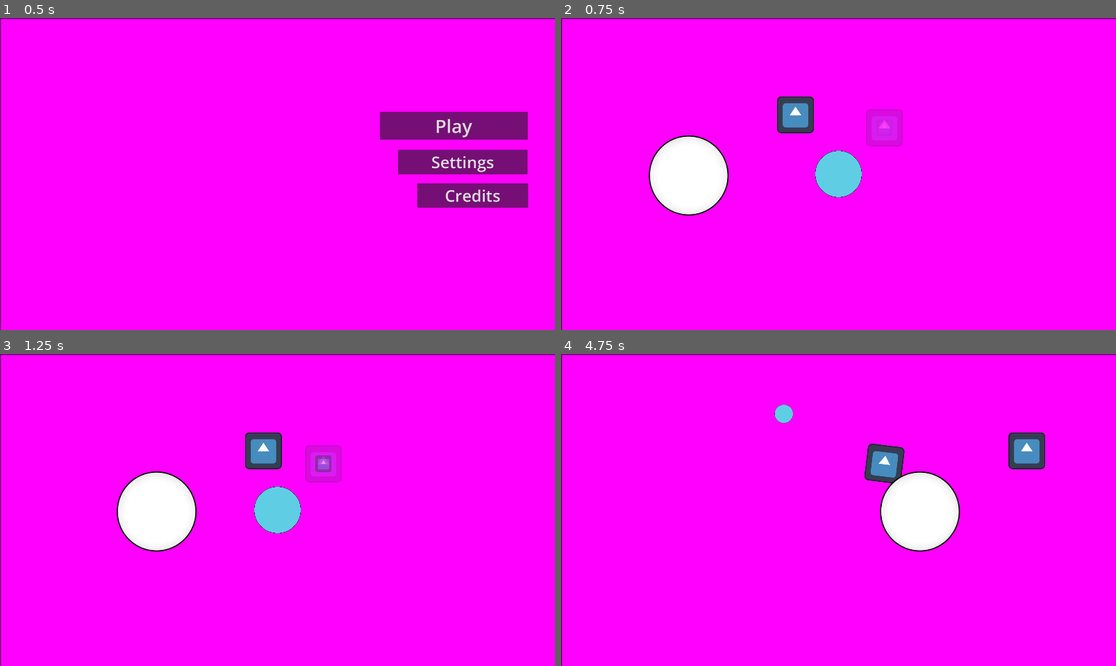
Above: before the commit, frames 1-4 (two rows, left to right).
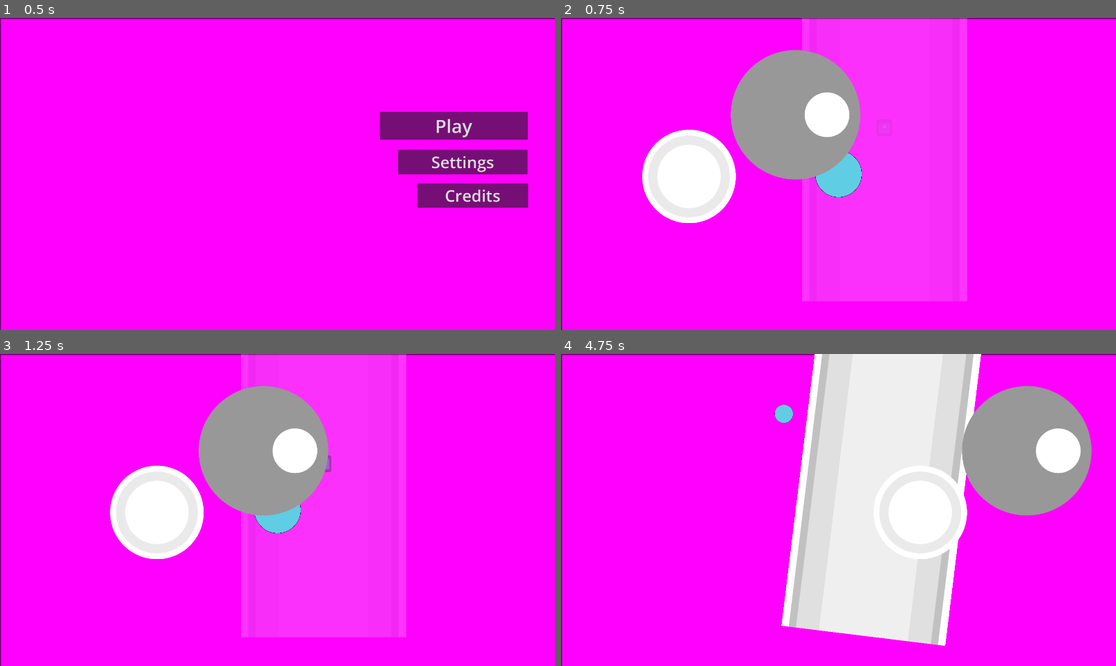
Above: after the commit, the same moments.

Repository: entityJY/deltarunesque-game
Game: Godot game, scene res://main_menu/main_menu.tscn
Same seed, same stepped clock (60 frames per second), same inputs: the game is played once before the commit and once after it. The project has no main scene, so this scene is started directly. The engine's default icon, where the game draws it, is replaced by a stand-in: a white triangle on a blue panel in a dark square.
Inputs:
- Up to frame 1 (0.5 s): no input
- Up to frame 2 (0.75 s): click "Play" at 0.5 s
- Up to frame 3 (1.25 s): no input
- Up to frame 4 (4.75 s): tap Enter (ui_accept) at 1.25, 1.52, 2.27, 3.77, 4.52 s; hold D (right) 1.28-2.03 s; tap Shift (dash) every 0.75 s from 1.35 to 4.35 s; hold S (down) 2.03-2.78 s; hold D (right) 2.78-3.53 s; hold W (up) 3.53-4.28 s; hold A (left) from 4.28 s (still down)

Frame 1 is identical in both runs. In frame 2, 32% of the frame differs, in the area x 14-74%, y 0-91%; in frame 3, 30%; in frame 4, 32%, in the area x 39-96%, y 0-94%.

Commit message:
graphics

Diff:
--- a/bullets/arrow_bullet.tscn
+++ b/bullets/arrow_bullet.tscn
@@ -1,8 +1,7 @@
 [gd_scene format=3 uid="uid://kowmx5k8pbq4"]
 
 [ext_resource type="Script" uid="uid://b7608swl4bd5t" path="res://bullets/arrowProj.gd" id="2_4bp3c"]
-[ext_resource type="Texture2D" uid="uid://be6bgt5m3leil" path="res://sprites/DEMOarrow.png" id="2_5ssne"]
-[ext_resource type="Texture2D" uid="uid://cy2yphg5xtpbl" path="res://sprites/DEMOcircle.png" id="2_n3txx"]
+[ext_resource type="Texture2D" uid="uid://dqucx8p2v81k0" path="res://bullets/arrow_bullet.png" id="2_5ssne"]
 
 [sub_resource type="CircleShape2D" id="CircleShape2D_p3kk6"]
 radius = 77.52419
@@ -11,7 +10,6 @@
 collision_mask = 10
 script = ExtResource("2_4bp3c")
 sprite = NodePath("BulletSprite")
-spriteImage = ExtResource("2_n3txx")
 
 [node name="CollisionShape2D" type="CollisionShape2D" parent="." unique_id=1083842383]
 scale = Vector2(0.075, 0.075)
--- a/bullets/base_bullet.tscn
+++ b/bullets/base_bullet.tscn
@@ -1,8 +1,7 @@
 [gd_scene format=3 uid="uid://bkjk1j4x3bk8i"]
 
 [ext_resource type="Script" uid="uid://da525eia0ajd8" path="res://bullets/projectile.gd" id="1_sxnja"]
-[ext_resource type="Texture2D" uid="uid://cy2yphg5xtpbl" path="res://sprites/DEMOcircle.png" id="2_qmlwd"]
-[ext_resource type="Texture2D" uid="uid://8fnc0lfhh6" path="res://icon.svg" id="2_u1xu0"]
+[ext_resource type="Texture2D" uid="uid://bnejhq5t5kr2c" path="res://bullets/circle_bullet1.png" id="3_u1xu0"]
 
 [sub_resource type="CircleShape2D" id="CircleShape2D_p3kk6"]
 radius = 77.52419
@@ -11,10 +10,9 @@
 collision_mask = 10
 script = ExtResource("1_sxnja")
 sprite = NodePath("BulletSprite")
-spriteImage = ExtResource("2_qmlwd")
 
 [node name="BulletSprite" type="Sprite2D" parent="." unique_id=1388117145]
-texture = ExtResource("2_u1xu0")
+texture = ExtResource("3_u1xu0")
 
 [node name="CollisionShape2D" type="CollisionShape2D" parent="." unique_id=1083842383]
 shape = SubResource("CircleShape2D_p3kk6")
--- a/bullets/bouncyBullet.tscn
+++ b/bullets/bouncyBullet.tscn
@@ -1,7 +1,7 @@
 [gd_scene format=3 uid="uid://cm75ij6o6mw0p"]
 
 [ext_resource type="Script" uid="uid://clb1chf3jq38k" path="res://bullets/bouncy_bullet.gd" id="1_neyq0"]
-[ext_resource type="Texture2D" uid="uid://8fnc0lfhh6" path="res://icon.svg" id="2_72lec"]
+[ext_resource type="Texture2D" uid="uid://b4k5nxxn88qjm" path="res://bullets/circle_bullet2.png" id="2_neyq0"]
 
 [sub_resource type="CircleShape2D" id="CircleShape2D_p3kk6"]
 radius = 77.52419
@@ -11,7 +11,7 @@
 script = ExtResource("1_neyq0")
 
 [node name="BulletSprite" type="Sprite2D" parent="." unique_id=1388117145]
-texture = ExtResource("2_72lec")
+texture = ExtResource("2_neyq0")
 
 [node name="CollisionShape2D" type="CollisionShape2D" parent="." unique_id=1083842383]
 shape = SubResource("CircleShape2D_p3kk6")
--- a/bullets/fragment_bullet.tscn
+++ b/bullets/fragment_bullet.tscn
@@ -1,8 +1,7 @@
 [gd_scene format=3 uid="uid://d3ad7gej1b83h"]
 
 [ext_resource type="Script" uid="uid://bljsapk5gmblr" path="res://bullets/frag1.gd" id="1_lb2yc"]
-[ext_resource type="Texture2D" uid="uid://8fnc0lfhh6" path="res://icon.svg" id="2_dsqjy"]
-[ext_resource type="Texture2D" uid="uid://cy2yphg5xtpbl" path="res://sprites/DEMOcircle.png" id="2_p3kk6"]
+[ext_resource type="Texture2D" uid="uid://4sox8p4tfku6" path="res://bullets/6_pointed_star_bullet.png" id="2_lb2yc"]
 
 [sub_resource type="CircleShape2D" id="CircleShape2D_p3kk6"]
 radius = 77.52419
@@ -15,10 +14,9 @@
 fragment_count = 5
 freeze_duration = 2.0
 sprite = NodePath("BulletSprite")
-spriteImage = ExtResource("2_p3kk6")
 
 [node name="BulletSprite" type="Sprite2D" parent="." unique_id=1388117145]
-texture = ExtResource("2_dsqjy")
+texture = ExtResource("2_lb2yc")
 
 [node name="CollisionShape2D" type="CollisionShape2D" parent="." unique_id=1083842383]
 shape = SubResource("CircleShape2D_p3kk6")
--- a/bullets/laser.tscn
+++ b/bullets/laser.tscn
@@ -1,6 +1,7 @@
 [gd_scene format=3 uid="uid://sqsug71ev2bf"]
 
 [ext_resource type="Script" uid="uid://cpyhxb78xtbba" path="res://bullets/laser.gd" id="1_hggxy"]
+[ext_resource type="Texture2D" uid="uid://dwge7ikg6ve4x" path="res://bullets/laser_sprite.png" id="2_42eio"]
 [ext_resource type="Texture2D" uid="uid://8fnc0lfhh6" path="res://icon.svg" id="2_jg26s"]
 
 [sub_resource type="RectangleShape2D" id="RectangleShape2D_42eio"]
@@ -14,7 +15,7 @@
 shape = SubResource("RectangleShape2D_42eio")
 
 [node name="Sprite2D" type="Sprite2D" parent="." unique_id=681724910]
-texture = ExtResource("2_jg26s")
+texture = ExtResource("2_42eio")
 
 [node name="WarningSprite" type="Sprite2D" parent="." unique_id=1266265909]
 scale = Vector2(0.4375, 0.4375)
--- a/bullets/reversalBullet.tscn
+++ b/bullets/reversalBullet.tscn
@@ -1,7 +1,7 @@
 [gd_scene format=3 uid="uid://cgbwo886c6rrb"]
 
 [ext_resource type="Script" uid="uid://c2dmg17xg0xdm" path="res://bullets/reversal_bullet.gd" id="1_xvmn5"]
-[ext_resource type="Texture2D" uid="uid://8fnc0lfhh6" path="res://icon.svg" id="3_wrs1u"]
+[ext_resource type="Texture2D" uid="uid://ceh24q6e8rtv8" path="res://bullets/square_bullet.png" id="2_xvmn5"]
 
 [sub_resource type="CircleShape2D" id="CircleShape2D_p3kk6"]
 radius = 77.52419
@@ -13,7 +13,7 @@
 sprite = NodePath("BulletSprite")
 
 [node name="BulletSprite" type="Sprite2D" parent="." unique_id=1388117145]
-texture = ExtResource("3_wrs1u")
+texture = ExtResource("2_xvmn5")
 
 [node name="CollisionShape2D" type="CollisionShape2D" parent="." unique_id=1083842383]
 shape = SubResource("CircleShape2D_p3kk6")
Binary file added: bullets/6_pointed_star_bullet.png
Not shown, added: bullets/6_pointed_star_bullet.png.import
Binary file added: bullets/arrow_bullet.png
Not shown, added: bullets/arrow_bullet.png.import
Binary file added: bullets/circle_bullet1.png
Not shown, added: bullets/circle_bullet1.png.import
Binary file added: bullets/circle_bullet2.png
Not shown, added: bullets/circle_bullet2.png.import
Binary file added: bullets/diamond_bullet.png
Not shown, added: bullets/diamond_bullet.png.import
Binary file added: bullets/laser_sprite.png
Not shown, added: bullets/laser_sprite.png.import
(and 4 more such lines)
